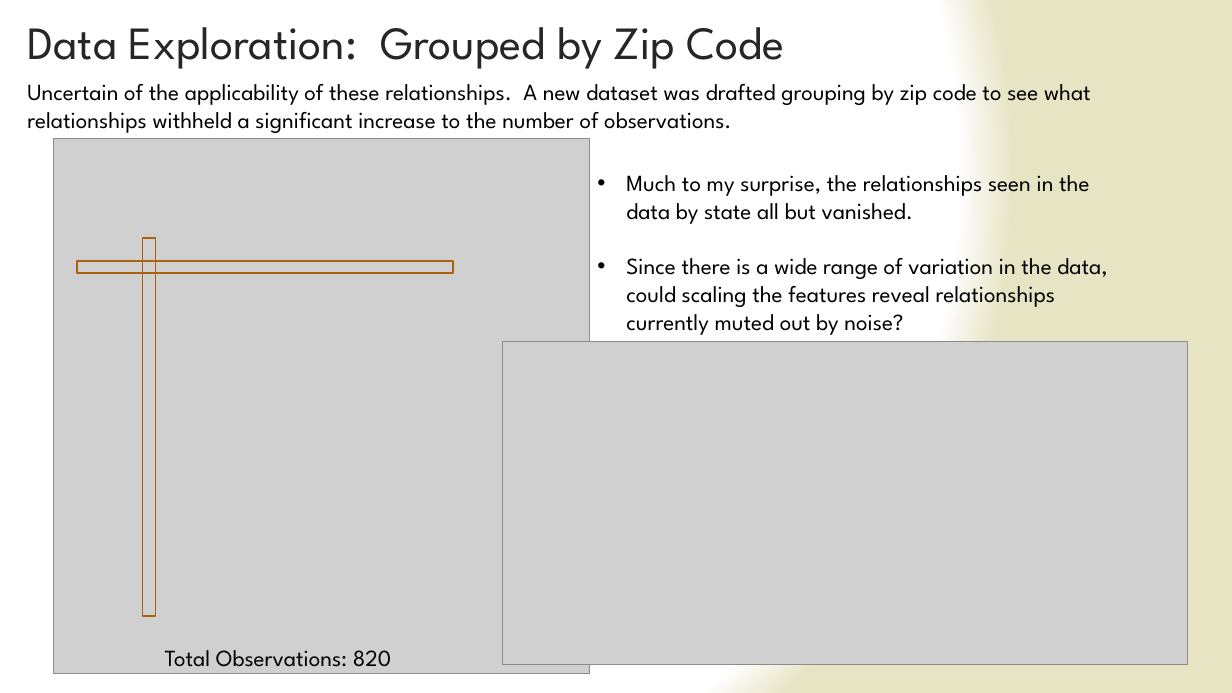
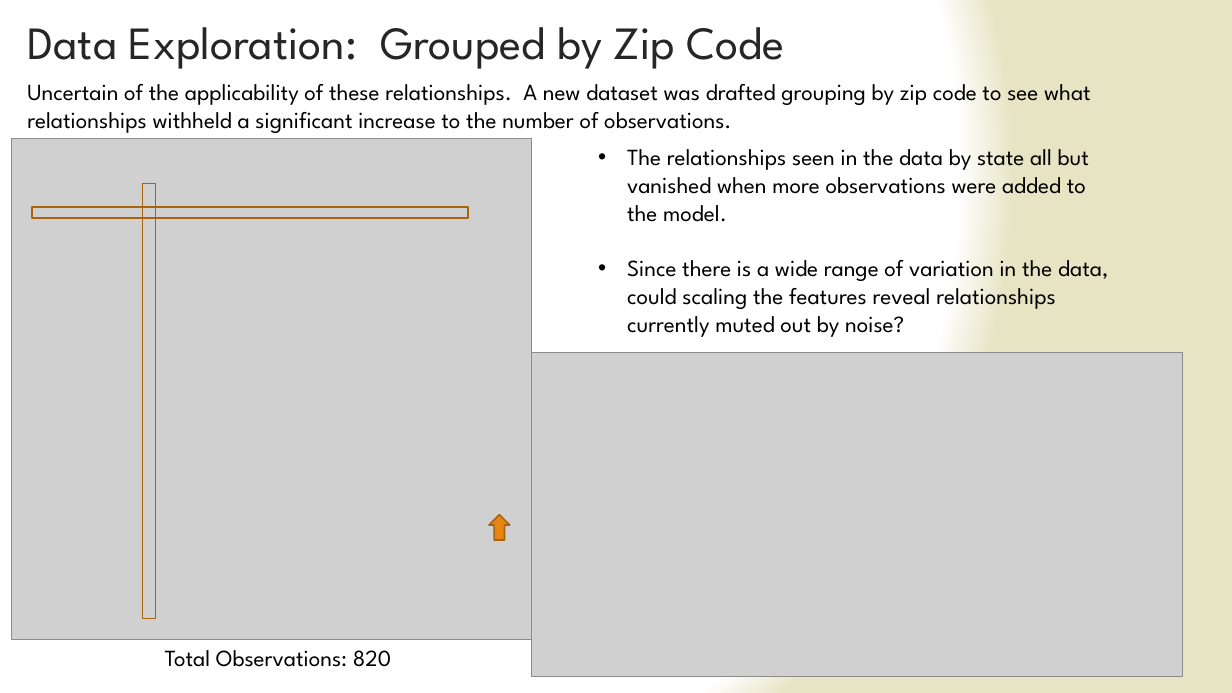
Before and after one commit to jsking751/Capstone_1, a slide deck: slide 7 of Capstone_1_Slide_Deck.pptx. Drawn at 1232x693 pixels with LibreOffice and Linux fonts; fonts in the diff are those of the drawing; grey boxes stand for pictures. Boxes give left, top, right and bottom in pixels: in the first picture for what was removed or moved away, otherwise in the second. Text is boxed around its words. In the diff, an @@ line names an element or a change of style, - is before the commit and + after.

```diff
--- a/Capstone_1_Slide_Deck.pptx
+++ b/Capstone_1_Slide_Deck.pptx
@@ picture: place and size @@
-picture at box(54, 139, 589, 674)
+picture at box(11, 139, 531, 640)
@@ text "The relationships seen in the ...": place and size @@
-text "The relationships seen in the ..." at box(626, 175, 1107, 335)
+text "The relationships seen in the ..." at box(627, 149, 1108, 337)
@@ text at box(627, 149, 1089, 222): text changed @@
-• Much to my surprise, the relationships seen in the data by state all but vanished.
+• The relationships seen in the data by state all but vanished when more observations were added to the model.
@@ rectangle: place and size @@
-rectangle at box(77, 262, 453, 274)
+rectangle at box(31, 207, 468, 218)
@@ rectangle: place and size @@
-rectangle at box(142, 238, 155, 616)
+rectangle at box(142, 184, 155, 619)
@@ picture: place and size @@
-picture at box(503, 341, 1188, 665)
+picture at box(531, 352, 1182, 677)
@@ down arrow added at box(489, 515, 510, 541), fill #E78712, outline #AB640D 1.25 pt @@
```
Also in this commit, not shown: 9 other slides changed.
